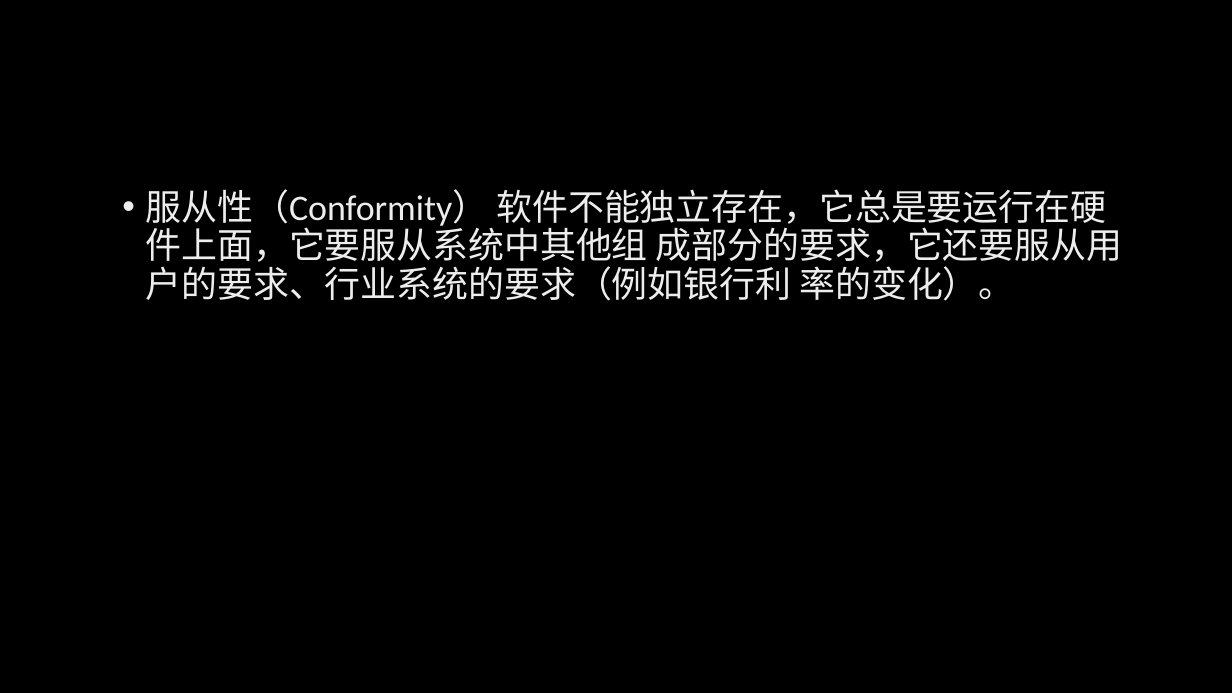
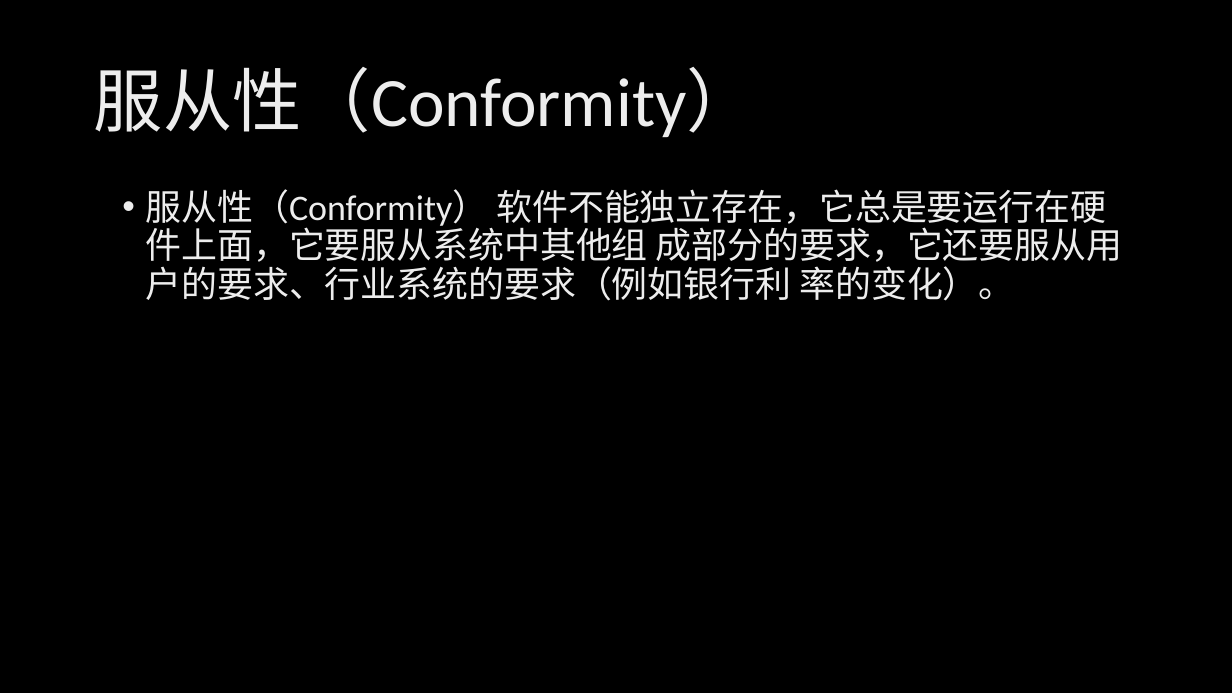
Before and after one commit to xinase/ASE, a slide deck: slide 29 of chapter1/ASE_1_SoftwareEngineering.pptx (slide 28 before the commit). Drawn at 1232x693 pixels with LibreOffice and Linux fonts; fonts in the diff are those of the drawing; background and template pictures are left out. Boxes give left, top, right and bottom in pixels: in the first picture for what was removed or moved away, otherwise in the second. Text is boxed around its words. In the diff, an @@ line names an element or a change of style, - is before the commit and + after.

```diff
--- a/chapter1/ASE_1_SoftwareEngineering.pptx
+++ b/chapter1/ASE_1_SoftwareEngineering.pptx
@@ title added at (x1=94, y1=67, x2=756, y2=137), 54 pt, text gradient #BFBFBF to #EDEDED to #FFFFFF @@
+服从性（Conformity）
```
Also in this commit, not shown: 10 other slides changed, 1 slide added, 1 other file.
